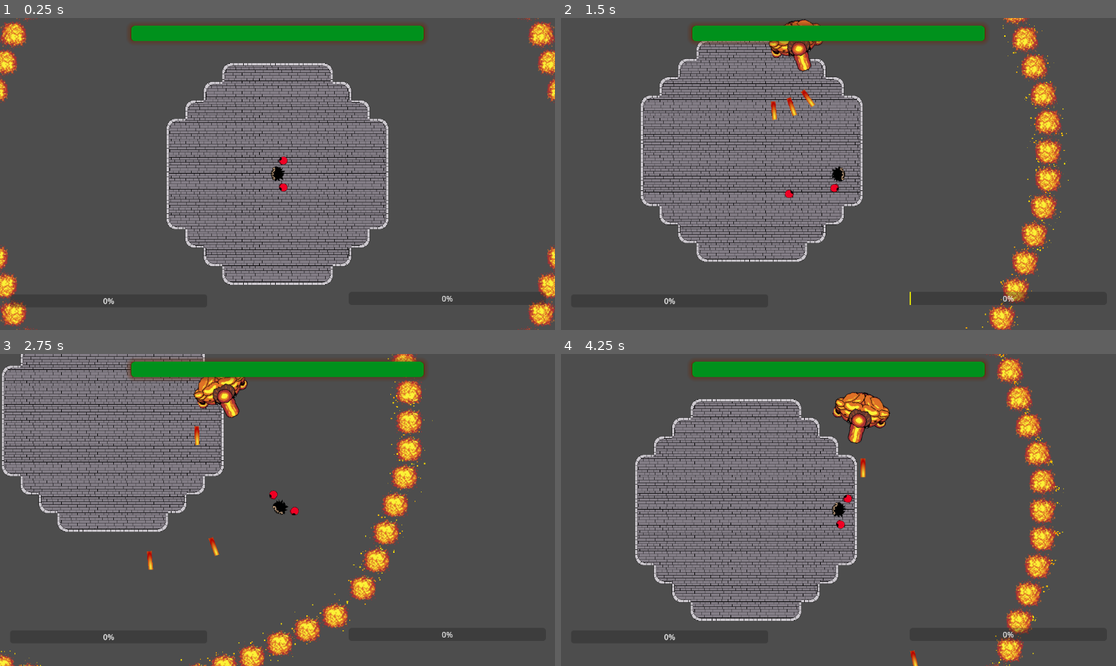
Above: before the commit, frames 1-4 (two rows, left to right).
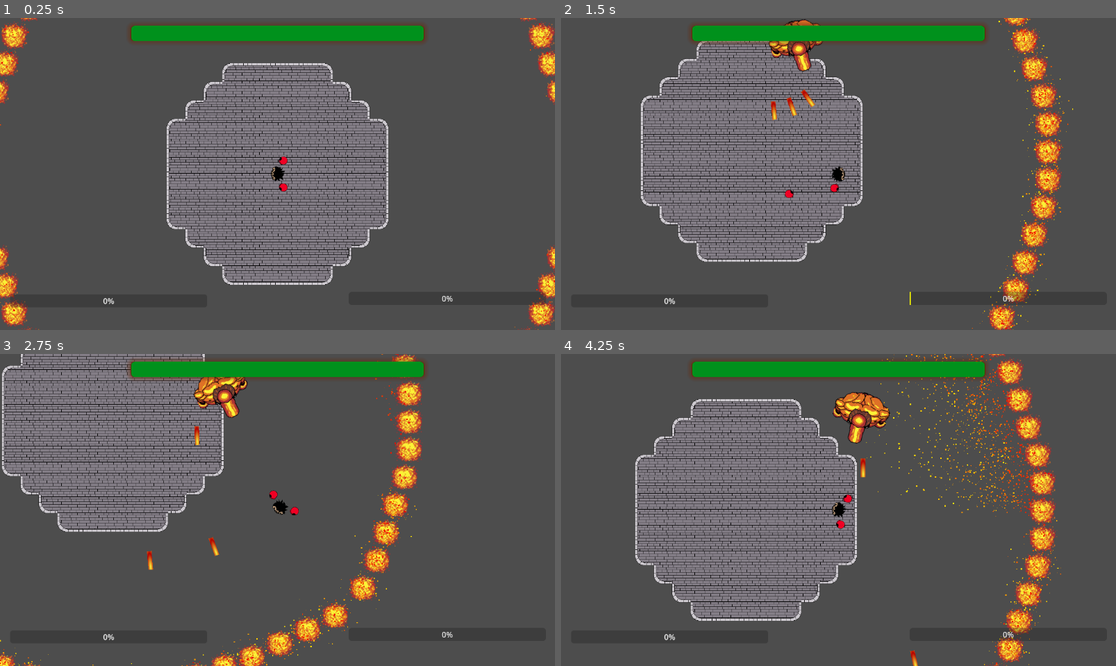
Above: after the commit, the same moments.

Repository: czarekdupa/BigMode-Game
Game: Godot game, scene res://Levels/Fire_Boss/fire_boss_level.tscn
The game is run twice, just before and just after one commit, with the same random seed, the same clock (stepped at 60 frames per second) and the same inputs. This scene is started directly instead of the project's main scene.
Inputs (mouse positions are in pixels of both pictures, inside the frame that each line leads up to):
- Up to frame 1 (0.25 s): no input
- Up to frame 2 (1.5 s): move the mouse to (960, 158) at 0.52 s; hold D (right) 0.53-1.28 s; click (960, 158) at 0.6 s; move the mouse to (727, 189) at 1.27 s; hold S (down) from 1.28 s (still down); right-click (727, 189) at 1.35 s
- Up to frame 3 (2.75 s): move the mouse to (333, 441) at 2.02 s; release S (down) at 2.03 s; hold D (right) from 2.03 s (still down); click (333, 441) at 2.1 s
- Up to frame 4 (4.25 s): move the mouse to (810, 572) at 2.77 s; release D (right) at 2.78 s; hold Up (up) 2.78-3.53 s; right-click (810, 572) at 2.85 s; move the mouse to (1005, 556) at 3.52 s; hold Left (left) from 3.53 s (still down); click (1005, 556) at 3.6 s

The runs differ from the first frame. In frame 1, 1.5% of the frame differs, in the area x 0-100%, y 0-100%; in frame 2, 1.7%; in frame 3, 1.2%; in frame 4, 2.6%, in the area x 52-91%, y 0-100%.

Commit message:
added particles to fire area

Diff:
--- a/project-power/Levels/Fire_Boss/fire_area.gd
+++ b/project-power/Levels/Fire_Boss/fire_area.gd
@@ -4,23 +4,24 @@
 var deal_damage = false
 var current_player : CharacterBody2D
 var default_particles : Dictionary = {}
+var boss = CharacterBody2D
+var has_boss = false
 
 func _ready() -> void:
 	damage_per_second = damage_per_second * $Timer .wait_time
 	#sets default_particles
-	default_particles.direction = $fire_particles.direction
 	default_particles.spread = $fire_particles.spread
-
-# Called every frame. 'delta' is the elapsed time since the previous frame.
+	default_particles.speed_scale = $fire_particles.speed_scale
+	default_particles.life_time = $fire_particles.lifetime
+	default_particles.amount = $fire_particles.amount
 func _process(delta: float) -> void:
-	pass
-
+	if has_boss:
+		$fire_particles.direction = (boss.global_position - global_position).normalized()
 
 func _on_area_entered(area: Area2D) -> void:
 	if area.owner.is_in_group("player"):
 		current_player = area.owner
 		area.owner.take_damage(damage_per_second)
-		print("took " + str(damage_per_second) + " damage from" + $".".name)
 		$Timer.start()
 
 func _on_area_exited(area: Area2D) -> void:
@@ -28,22 +29,25 @@
 		current_player = null
 		$Timer.stop()
 
-
 func _on_timer_timeout() -> void:
 	current_player.take_damage(damage_per_second)
 	print("took " + str(damage_per_second) + " damage from" + $".".name)
 
-
-
+#boss detection
 func _on_boss_detector_body_entered(body: Node2D) -> void:
 	if body.is_in_group("boss"):
-		$fire_particles.direction = body.global_position
 		$fire_particles.spread = 10
+		$fire_particles.speed_scale = 7
+		$fire_particles.lifetime = 12
+		$fire_particles.amount = 200
+		has_boss = true
+		boss = body
 
-#cmon
 func _on_boss_detector_body_exited(body: Node2D) -> void:
 	if body.is_in_group("boss"):
-		for key in default_particles.keys():
-			#var i = $fire_particles.get(key)
-			#i = default_particles[key]
-			pass
+		has_boss = false
+		$fire_particles.spread = default_particles.spread
+		$fire_particles.speed_scale = default_particles.speed_scale
+		$fire_particles.lifetime = default_particles.life_time
+		$fire_particles.amount = default_particles.amount
+	pass
--- a/project-power/Levels/Fire_Boss/fire_area.tscn
+++ b/project-power/Levels/Fire_Boss/fire_area.tscn
@@ -2,9 +2,6 @@
 
 [ext_resource type="Script" path="res://Levels/Fire_Boss/fire_area.gd" id="1_24g22"]
 [ext_resource type="Texture2D" uid="uid://c80iudm26hwb2" path="res://Levels/Fire_Boss/animated fire-Sheet.png" id="1_r052c"]
-
-[sub_resource type="Gradient" id="Gradient_hvdb2"]
-colors = PackedColorArray(0.94902, 0, 0, 1, 1, 0.909804, 0, 1)
 
 [sub_resource type="AtlasTexture" id="AtlasTexture_1mrt1"]
 atlas = ExtResource("1_r052c")
@@ -35,6 +32,9 @@
 "speed": 15.0
 }]
 
+[sub_resource type="Gradient" id="Gradient_hvdb2"]
+colors = PackedColorArray(0.94902, 0, 0, 1, 1, 0.909804, 0, 1)
+
 [sub_resource type="RectangleShape2D" id="RectangleShape2D_mvk1x"]
 size = Vector2(32, 32)
 
@@ -46,24 +46,29 @@
 collision_layer = 8
 script = ExtResource("1_24g22")
 
+[node name="AnimatedSprite2D" type="AnimatedSprite2D" parent="."]
+sprite_frames = SubResource("SpriteFrames_0qjtx")
+animation = &"fire"
+autoplay = "fire"
+frame_progress = 0.320083
+
 [node name="fire_particles" type="CPUParticles2D" parent="."]
+z_index = 10
 amount = 100
 lifetime = 2.0
 speed_scale = 2.0
 randomness = 0.8
 lifetime_randomness = 0.7
+emission_shape = 1
+emission_sphere_radius = 15.0
 spread = 180.0
 gravity = Vector2(0, 0)
 initial_velocity_min = 10.0
 initial_velocity_max = 15.0
+linear_accel_min = -5.0
+linear_accel_max = 3.0
 scale_amount_max = 5.0
 color_ramp = SubResource("Gradient_hvdb2")
-
-[node name="AnimatedSprite2D" type="AnimatedSprite2D" parent="."]
-sprite_frames = SubResource("SpriteFrames_0qjtx")
-animation = &"fire"
-autoplay = "fire"
-frame_progress = 0.320083
 
 [node name="CollisionShape2D" type="CollisionShape2D" parent="."]
 shape = SubResource("RectangleShape2D_mvk1x")
--- a/project-power/Levels/Fire_Boss/fire_boss.tscn
+++ b/project-power/Levels/Fire_Boss/fire_boss.tscn
@@ -41,6 +41,8 @@
 hp = 10
 projectile_scene = ExtResource("2_cvyfi")
 
+[node name="Projectile_Spawner" parent="." instance=ExtResource("3_sy0kh")]
+
 [node name="Sprite2D" type="Sprite2D" parent="."]
 rotation = 1.5708
 texture = ExtResource("3_wc7vr")
@@ -65,8 +67,6 @@
 [node name="ProjectileTimer" type="Timer" parent="."]
 one_shot = true
 
-[node name="Projectile_Spawner" parent="." instance=ExtResource("3_sy0kh")]
-
 [node name="CanvasLayer" type="CanvasLayer" parent="."]
 
 [node name="Health_Bar" type="ProgressBar" parent="CanvasLayer"]
--- a/project-power/Levels/Fire_Boss/fire_boss_level.tscn
+++ b/project-power/Levels/Fire_Boss/fire_boss_level.tscn
@@ -231,198 +231,138 @@
 
 [node name="Fire_Area2" parent="fire ring" instance=ExtResource("2_ty128")]
 position = Vector2(-1024, -96.0001)
-rotation = -3.14159
 
 [node name="Fire_Area16" parent="fire ring" instance=ExtResource("2_ty128")]
 position = Vector2(4.83439e-06, -928)
-rotation = -3.14159
 
 [node name="Fire_Area17" parent="fire ring" instance=ExtResource("2_ty128")]
 position = Vector2(-1.0197e-06, 928)
-rotation = -3.14159
 
 [node name="Fire_Area3" parent="fire ring" instance=ExtResource("2_ty128")]
 position = Vector2(-1008, -192)
-rotation = -3.14159
 
 [node name="Fire_Area4" parent="fire ring" instance=ExtResource("2_ty128")]
 position = Vector2(-976, -288)
-rotation = -3.14159
 
 [node name="Fire_Area5" parent="fire ring" instance=ExtResource("2_ty128")]
 position = Vector2(-944, -384)
-rotation = -3.14159
 
 [node name="Fire_Area6" parent="fire ring" instance=ExtResource("2_ty128")]
 position = Vector2(-912, -480)
-rotation = -3.14159
 
 [node name="Fire_Area7" parent="fire ring" instance=ExtResource("2_ty128")]
 position = Vector2(-864, -576)
-rotation = -3.14159
 
 [node name="Fire_Area8" parent="fire ring" instance=ExtResource("2_ty128")]
 position = Vector2(-768, -672)
-rotation = -3.14159
 
 [node name="Fire_Area9" parent="fire ring" instance=ExtResource("2_ty128")]
 position = Vector2(-672, -720)
-rotation = -3.14159
 
 [node name="Fire_Area10" parent="fire ring" instance=ExtResource("2_ty128")]
 position = Vector2(-576, -768)
-rotation = -3.14159
 
 [node name="Fire_Area11" parent="fire ring" instance=ExtResource("2_ty128")]
 position = Vector2(-480, -816)
-rotation = -3.14159
 
 [node name="Fire_Area12" parent="fire ring" instance=ExtResource("2_ty128")]
 position = Vector2(-384, -848)
-rotation = -3.14159
 
 [node name="Fire_Area13" parent="fire ring" instance=ExtResource("2_ty128")]
 position = Vector2(-288, -880)
-rotation = -3.14159
 
 [node name="Fire_Area14" parent="fire ring" instance=ExtResource("2_ty128")]
 position = Vector2(-192, -912)
-rotation = -3.14159
 
 [node name="Fire_Area15" parent="fire ring" instance=ExtResource("2_ty128")]
 position = Vector2(-95.9999, -928)
-rotation = -3.14159
 
 [node name="Fire_Area18" parent="fire ring" instance=ExtResource("2_ty128")]
 position = Vector2(1024, -96)
-scale = Vector2(3, -3)
 
 [node name="Fire_Area19" parent="fire ring" instance=ExtResource("2_ty128")]
 position = Vector2(1008, -192)
-scale = Vector2(3, -3)
 
 [node name="Fire_Area20" parent="fire ring" instance=ExtResource("2_ty128")]
 position = Vector2(976, -288)
-scale = Vector2(3, -3)
 
 [node name="Fire_Area21" parent="fire ring" instance=ExtResource("2_ty128")]
 position = Vector2(944, -384)
-scale = Vector2(3, -3)
 
 [node name="Fire_Area22" parent="fire ring" instance=ExtResource("2_ty128")]
 position = Vector2(912, -480)
-scale = Vector2(3, -3)
 
 [node name="Fire_Area23" parent="fire ring" instance=ExtResource("2_ty128")]
 position = Vector2(864, -576)
-scale = Vector2(3, -3)
 
 [node name="Fire_Area24" parent="fire ring" instance=ExtResource("2_ty128")]
 position = Vector2(768, -672)
-scale = Vector2(3, -3)
 
 [node name="Fire_Area25" parent="fire ring" instance=ExtResource("2_ty128")]
 position = Vector2(672, -720)
-scale = Vector2(3, -3)
 
 [node name="Fire_Area26" parent="fire ring" instance=ExtResource("2_ty128")]
 position = Vector2(576, -768)
-scale = Vector2(3, -3)
 
 [node name="Fire_Area27" parent="fire ring" instance=ExtResource("2_ty128")]
 position = Vector2(480, -816)
-scale = Vector2(3, -3)
 
 [node name="Fire_Area28" parent="fire ring" instance=ExtResource("2_ty128")]
 position = Vector2(384, -848)
-scale = Vector2(3, -3)
 
 [node name="Fire_Area29" parent="fire ring" instance=ExtResource("2_ty128")]
 position = Vector2(288, -880)
-scale = Vector2(3, -3)
 
 [node name="Fire_Area30" parent="fire ring" instance=ExtResource("2_ty128")]
 position = Vector2(192, -912)
-scale = Vector2(3, -3)
 
 [node name="Fire_Area31" parent="fire ring" instance=ExtResource("2_ty128")]
 position = Vector2(96, -928)
-scale = Vector2(3, -3)
 
 [node name="Fire_Area" parent="fire ring" instance=ExtResource("2_ty128")]
 position = Vector2(-1024, -8.95209e-05)
-rotation = -3.14159
-scale = Vector2(3, -3)
 
 [node name="Fire_Area32" parent="fire ring" instance=ExtResource("2_ty128")]
 position = Vector2(-1024, 95.9999)
-rotation = -3.14159
-scale = Vector2(3, -3)
 
 [node name="Fire_Area33" parent="fire ring" instance=ExtResource("2_ty128")]
 position = Vector2(-1008, 192)
-rotation = -3.14159
-scale = Vector2(3, -3)
 
 [node name="Fire_Area34" parent="fire ring" instance=ExtResource("2_ty128")]
 position = Vector2(-976, 288)
-rotation = -3.14159
-scale = Vector2(3, -3)
 
 [node name="Fire_Area35" parent="fire ring" instance=ExtResource("2_ty128")]
 position = Vector2(-944, 384)
-rotation = -3.14159
-scale = Vector2(3, -3)
 
 [node name="Fire_Area36" parent="fire ring" instance=ExtResource("2_ty128")]
 position = Vector2(-912, 480)
-rotation = -3.14159
-scale = Vector2(3, -3)
 
 [node name="Fire_Area37" parent="fire ring" instance=ExtResource("2_ty128")]
 position = Vector2(-864, 576)
-rotation = -3.14159
-scale = Vector2(3, -3)
 
 [node name="Fire_Area38" parent="fire ring" instance=ExtResource("2_ty128")]
 position = Vector2(-768, 672)
-rotation = -3.14159
-scale = Vector2(3, -3)
 
 [node name="Fire_Area39" parent="fire ring" instance=ExtResource("2_ty128")]
 position = Vector2(-672, 720)
-rotation = -3.14159
-scale = Vector2(3, -3)
 
 [node name="Fire_Area40" parent="fire ring" instance=ExtResource("2_ty128")]
 position = Vector2(-576, 768)
-rotation = -3.14159
-scale = Vector2(3, -3)
 
 [node name="Fire_Area41" parent="fire ring" instance=ExtResource("2_ty128")]
 position = Vector2(-480, 816)
-rotation = -3.14159
-scale = Vector2(3, -3)
 
 [node name="Fire_Area42" parent="fire ring" instance=ExtResource("2_ty128")]
 position = Vector2(-384, 848)
-rotation = -3.14159
-scale = Vector2(3, -3)
 
 [node name="Fire_Area43" parent="fire ring" instance=ExtResource("2_ty128")]
 position = Vector2(-288, 880)
-rotation = -3.14159
-scale = Vector2(3, -3)
 
 [node name="Fire_Area44" parent="fire ring" instance=ExtResource("2_ty128")]
 position = Vector2(-192, 912)
-rotation = -3.14159
-scale = Vector2(3, -3)
 
 [node name="Fire_Area45" parent="fire ring" instance=ExtResource("2_ty128")]
 position = Vector2(-96.0001, 928)
-rotation = -3.14159
-scale = Vector2(3, -3)
 
 [node name="Fire_Area46" parent="fire ring" instance=ExtResource("2_ty128")]
 position = Vector2(1024, 0)
